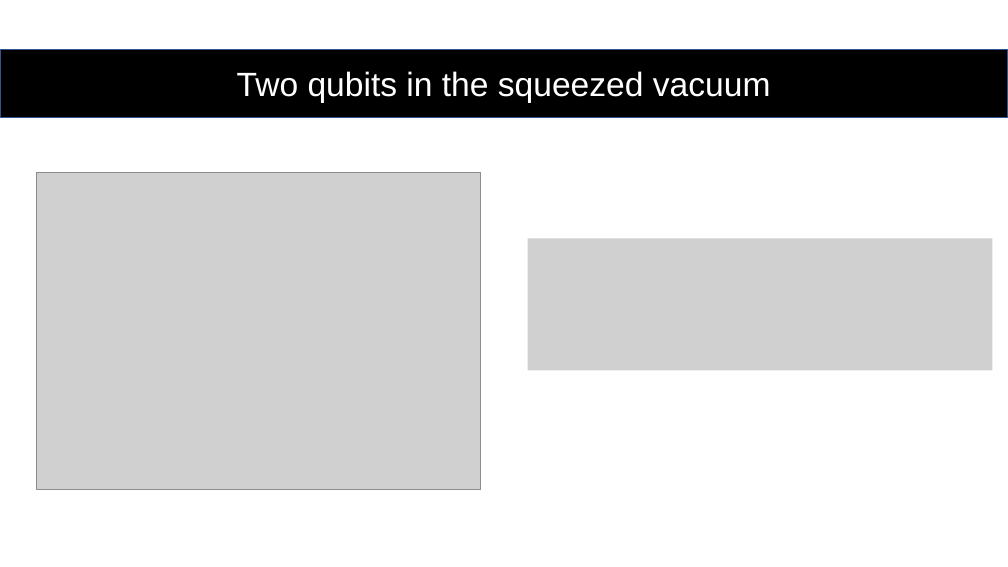
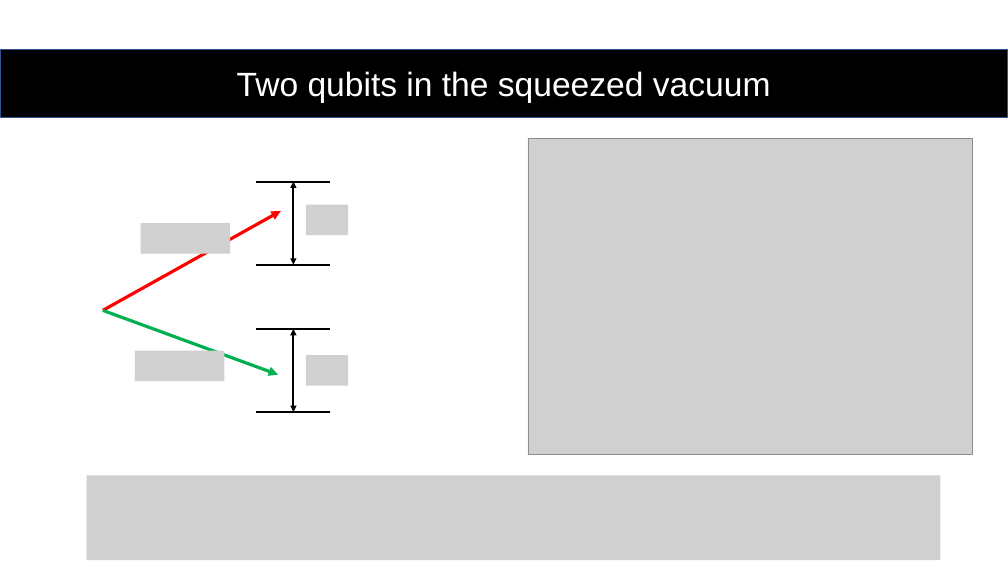
Before and after one commit to youjieyu888/circular-waveguide, a slide deck: slide 9 of Jieyu You.pptx. Drawn at 1008x567 pixels with LibreOffice and Linux fonts; fonts in the diff are those of the drawing; grey boxes stand for pictures. Boxes give left, top, right and bottom in pixels: in the first picture for what was removed or moved away, otherwise in the second. Text is boxed around its words. In the diff, an @@ line names an element or a change of style, - is before the commit and + after.

```diff
--- a/Jieyu You.pptx
+++ b/Jieyu You.pptx
@@ picture: place and size @@
-picture at bbox=[36, 173, 480, 490]
+picture at bbox=[528, 138, 972, 455]
@@ line added from (256, 181) to (330, 181), #000000 2 pt @@
@@ double arrow added from (293, 181) to (293, 265), #000000 2 pt @@
@@ picture added at bbox=[306, 205, 349, 235] @@
@@ arrow added from (103, 311) to (281, 211), #FF0000 3 pt @@
@@ picture added at bbox=[141, 223, 230, 253] @@
@@ picture removed at bbox=[528, 239, 993, 371] @@
@@ line added from (256, 265) to (330, 265), #000000 2 pt @@
@@ arrow added from (103, 311) to (278, 375), #00B050 3 pt @@
@@ line added from (256, 329) to (330, 329), #000000 2 pt @@
@@ double arrow added from (293, 329) to (293, 412), #000000 2 pt @@
@@ picture added at bbox=[135, 351, 225, 381] @@
@@ picture added at bbox=[306, 355, 349, 386] @@
@@ line added from (256, 412) to (330, 412), #000000 2 pt @@
@@ picture added at bbox=[87, 476, 941, 560] @@
```
Also in this commit, not shown: 5 other slides changed, 3 slides added, 1 slide removed, 4 other files.
